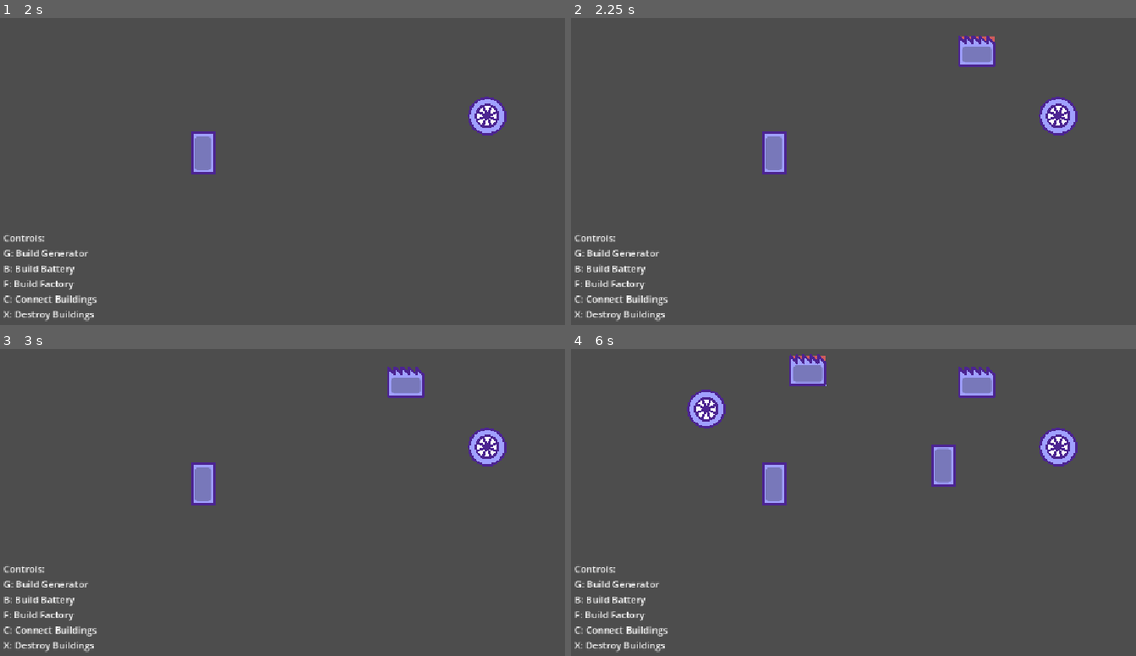
Above: before the commit, frames 1-4 (two rows, left to right).
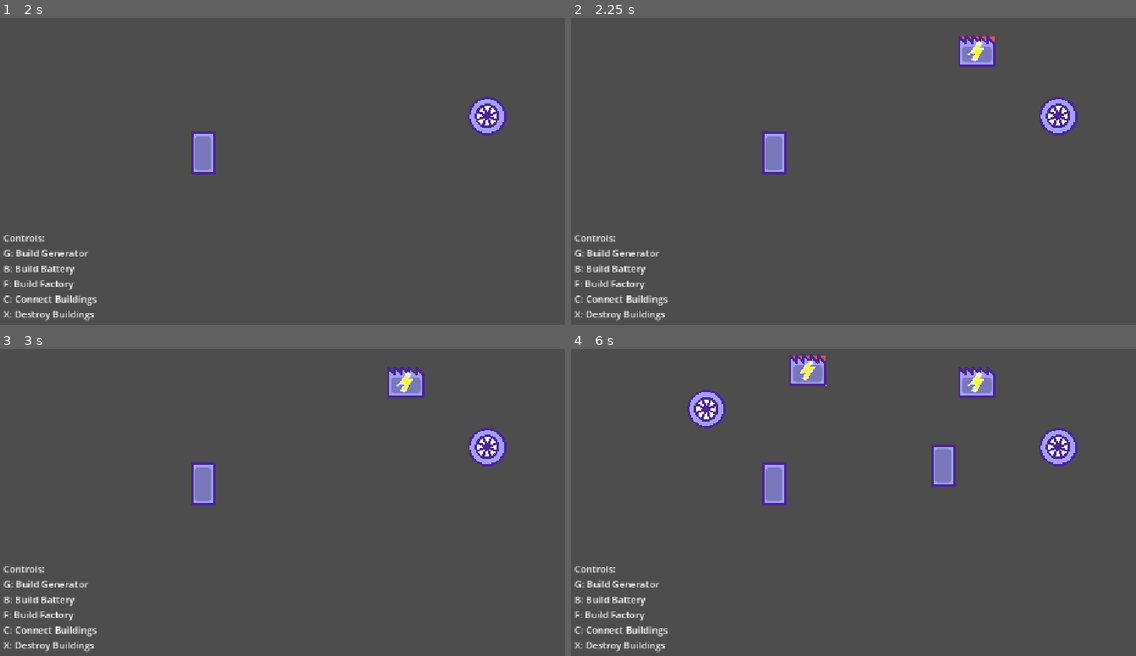
Above: after the commit, the same moments.

Repository: LuizZak/power-system-sample
Game: Godot game, scene res://main.tscn
Two runs of this game, one before a commit and one after it. Both use one fixed random seed, a clock stepped at 60 frames per second and the inputs below.
Inputs (mouse positions are in pixels of both pictures, inside the frame that each line leads up to):
- Up to frame 1 (2 s): tap Enter at 0.5 s; move the mouse to (485, 116) at 0.52 s; tap G at 0.6 s; click (485, 116) at 0.67 s; tap Space at 1.25 s; move the mouse to (203, 153) at 1.27 s; tap B at 1.35 s; click (203, 153) at 1.42 s
- Up to frame 2 (2.25 s): tap Enter at 2 s; move the mouse to (977, 51) at 2.02 s; tap F at 2.1 s; click (977, 51) at 2.17 s
- Up to frame 3 (3 s): tap Space at 2.75 s; move the mouse to (305, 542) at 2.77 s; tap C at 2.85 s; click (305, 542) at 2.92 s
- Up to frame 4 (6 s): tap Enter at 3.5 s; move the mouse to (1113, 523) at 3.52 s; tap X at 3.6 s; click (1113, 523) at 3.67 s; tap Space at 4.25 s; move the mouse to (706, 407) at 4.27 s; tap G at 4.35 s; click (706, 407) at 4.42 s; move the mouse to (943, 465) at 5.02 s; tap B at 5.1 s; click (943, 465) at 5.17 s; move the mouse to (808, 370) at 5.77 s; tap F at 5.85 s; click (808, 370) at 5.92 s

Frame 1 is identical in both runs. In frame 2, less than 0.1% of the frame differs, in the area x 70-74%, y 7-15%; in frame 3, less than 0.1%; in frame 4, 0.2%, in the area x 40-74%, y 3-15%.

Commit message:
Adding out-of-power icon to factory

Diff:
--- a/nodes/buildings/factory_building.tscn
+++ b/nodes/buildings/factory_building.tscn
@@ -52,6 +52,22 @@
 fill_mode = 3
 show_percentage = false
 
+[node name="OutOfPower" type="Node2D" parent="." unique_id=137934895]
+unique_name_in_owner = true
+
+[node name="Line2D" type="Line2D" parent="OutOfPower" unique_id=274038397]
+points = PackedVector2Array(4, -12, -6, 1, 5, -1, -4, 13)
+width = 8.0
+begin_cap_mode = 1
+end_cap_mode = 1
+sharp_limit = 8.0
+
+[node name="Line2D2" type="Line2D" parent="OutOfPower" unique_id=16280550]
+points = PackedVector2Array(4, -12, -6, 1, 5, -1, -4, 13)
+width = 4.0
+default_color = Color(1, 1, 0, 1)
+sharp_limit = 8.0
+
 [node name="Components" type="Node" parent="." unique_id=308067743]
 unique_name_in_owner = true
 
--- a/scripts/buildings/factory_building.gd
+++ b/scripts/buildings/factory_building.gd
@@ -5,13 +5,15 @@
 
 @onready
 var power_progress_bar: ProgressBar = %PowerProgressBar
+@onready
+var out_of_power: Node2D = %OutOfPower
 
 var _area := Rect2(-SIZE / 2.0, SIZE)
 
 func _process(delta: float) -> void:
     var component := find_component(BuildingComponent.Kind.POWER_CONSUMER) as PowerConsumerComponent
     if component != null:
-        component.try_consume(1.0 * delta)
+        out_of_power.visible = not component.try_consume(1.0 * delta)
 
         power_progress_bar.max_value = component.power_capacity
         power_progress_bar.value = component.power_available
